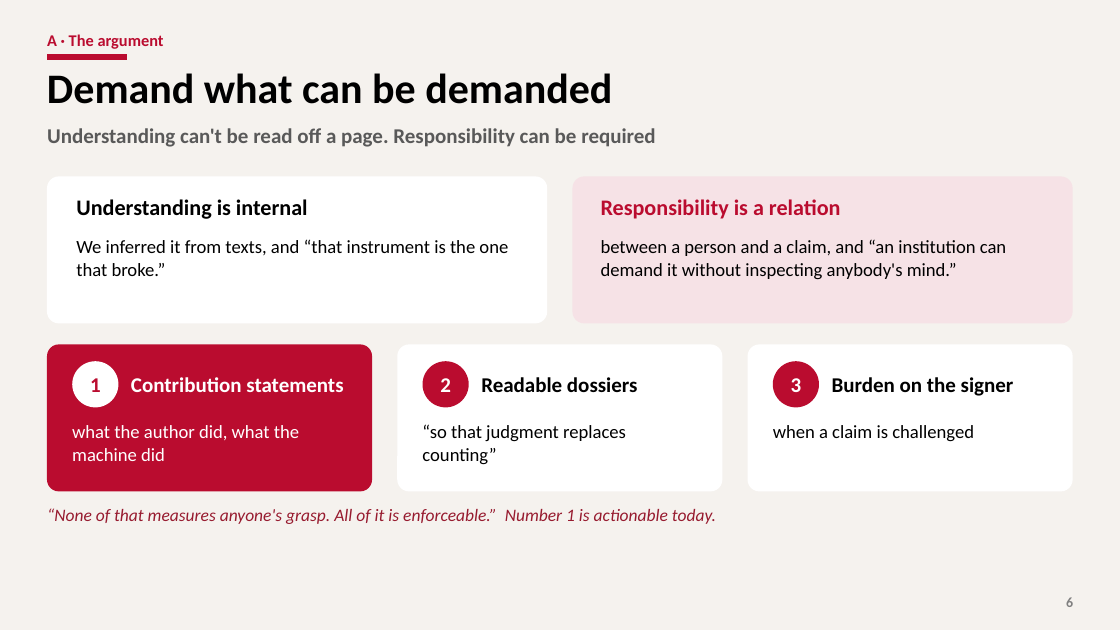
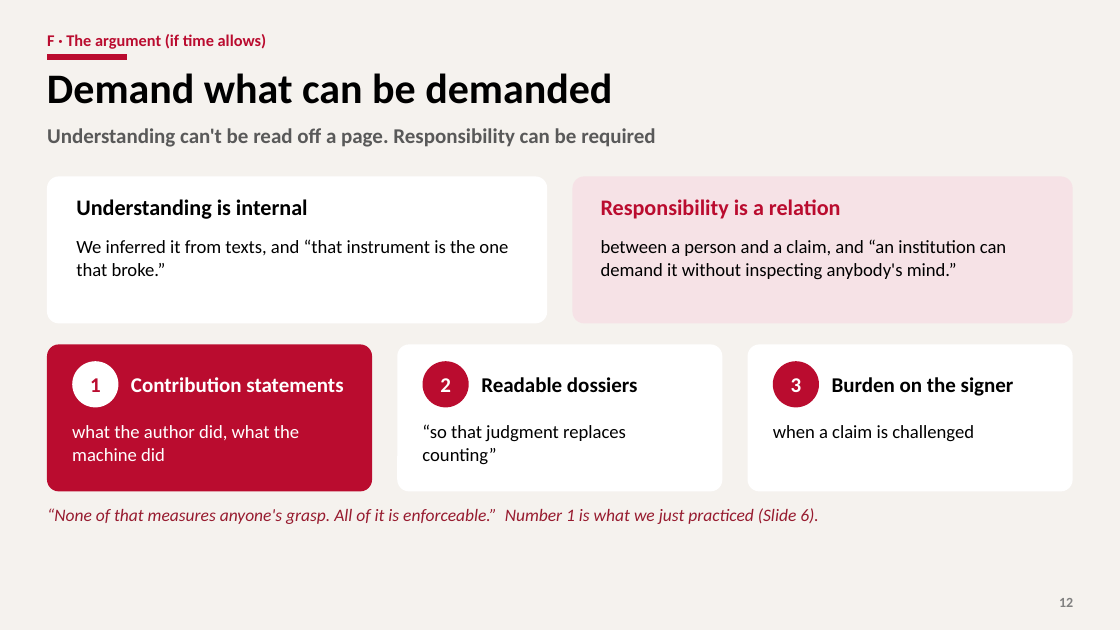
Before and after one commit to YungChun0303/ai_workshop_edu, a slide deck: slide 12 of part4_ethics/slides/part4_ethics.pptx (slide 6 before the commit). Drawn at 1120x630 pixels with LibreOffice and Linux fonts; fonts in the diff are those of the drawing; background and template pictures are left out. Boxes give left, top, right and bottom in pixels: in the first picture for what was removed or moved away, otherwise in the second. Text is boxed around its words. In the diff, an @@ line names an element or a change of style, - is before the commit and + after.

```diff
--- a/part4_ethics/slides/part4_ethics.pptx
+++ b/part4_ethics/slides/part4_ethics.pptx
@@ text at [47,34,267,49]: text changed @@
-A · The argument
+F · The argument (if time allows)
@@ text at [47,508,819,524]: text changed @@
-“None of that measures anyone's grasp. All of it is enforceable.” Number 1 is actionable today.
+“None of that measures anyone's grasp. All of it is enforceable.” Number 1 is what we just practiced (Slide 6).
@@ page number at [1059,598,1073,607]: text changed @@
-6
+12
```
Also in this commit, not shown: 10 other slides changed, 1 other file.
